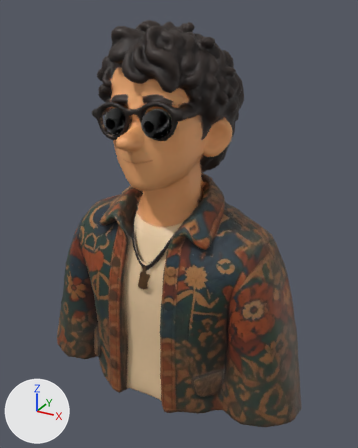
An edit to the glTF model resume/models/me.glb, drawn before and after from the same camera.
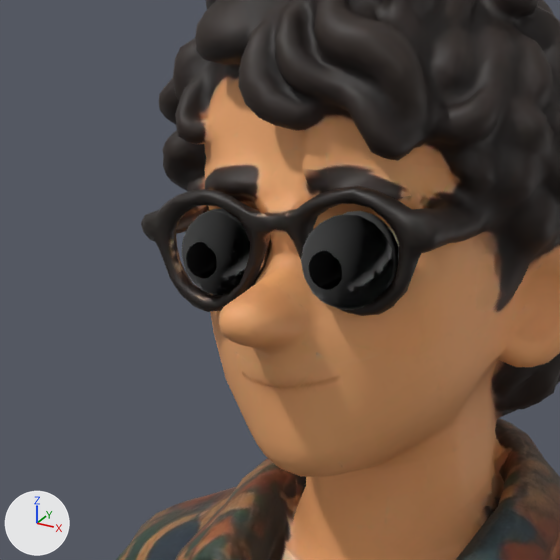
Old and new are each drawn whole from a camera (50 mm lens) standing at (1.232, -2.126, 1.062) and looking at (0.051, 0.022, -0.012) and again close up on the part from 13% to 62% of the width and 10% to 48% of the height. Arrows for +X, +Y and +Z are at lower left; the lights stay in place. The last two pictures show the newer version. Vertices at exactly the same position are counted once.

The first close-up shows 'Mesh_0', 'eye1', 'eye1-pupil', 'eye2', 'eye2-pupil', 'plateL', 'plateR'.
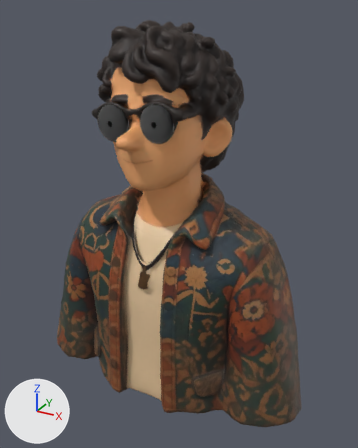
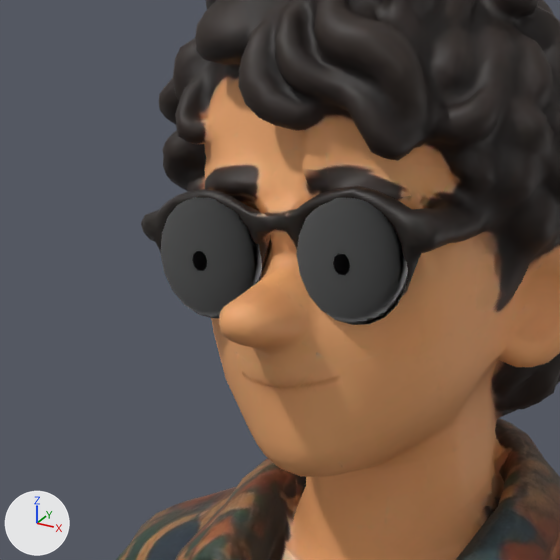
The change, as a list of edits to the scene's bpy script:
```text
Change me_whiteplate:
    used by ob_platel; location = (-0.131, -0.25, 0.57); scale = (1.0, 0.3, 1.0)
    remove me_whiteplate.from_pydata(...)  # 151 vertices, 266 faces; spans x -0.063..0.063, y -0.0614..0.0614, z -0.063..0.063
    add me_whiteplate.from_pydata(...)  # 151 vertices, 266 faces; spans x -0.0882..0.0882, y -0.086..0.086, z -0.0882..0.0882
    me_whiteplate part 1: the whole mesh is scaled about its middle by 1.4
Change ob_eye1:
    ob_eye1.location: (-0.131, -0.24, 0.57) -> (-0.131, -0.23, 0.57)
Change ob_eye2:
    ob_eye2.location: (0.103, -0.285, 0.59) -> (0.103, -0.23, 0.59)
Change ob_platel:
    ob_platel.location: (-0.131, -0.25, 0.57) -> (-0.131, -0.275, 0.57)
Change ob_plater:
    ob_plater.location: (0.103, -0.25, 0.59) -> (0.103, -0.275, 0.59)
```

Where the change shows, as pixel boxes [x1, y1, x2, y2] in the close-ups (560 x 560 px; the box of a moved part takes in the faces that stretch with it):
'plateR', moved, rescaled
    before: [342, 211, 399, 287]
    after: [297, 198, 408, 325]
'plateL', moved, rescaled (mostly hidden before)
    before: [197, 210, 250, 242]
    after: [161, 197, 262, 318]
'eye2', moved (not visible afterwards)
    before: [301, 215, 394, 309]
'eye1', moved (not visible afterwards)
    before: [182, 208, 250, 295]
'eye2-pupil', moved
    before: [309, 251, 342, 290]
    after: [333, 253, 350, 275]
'eye1-pupil', moved (mostly hidden afterwards)
    before: [186, 242, 216, 279]
    after: [192, 251, 207, 271]
part 1 of me_whiteplate, moved or reshaped (mostly hidden before)
    before: [197, 210, 399, 287]
    after: [161, 197, 408, 325]
